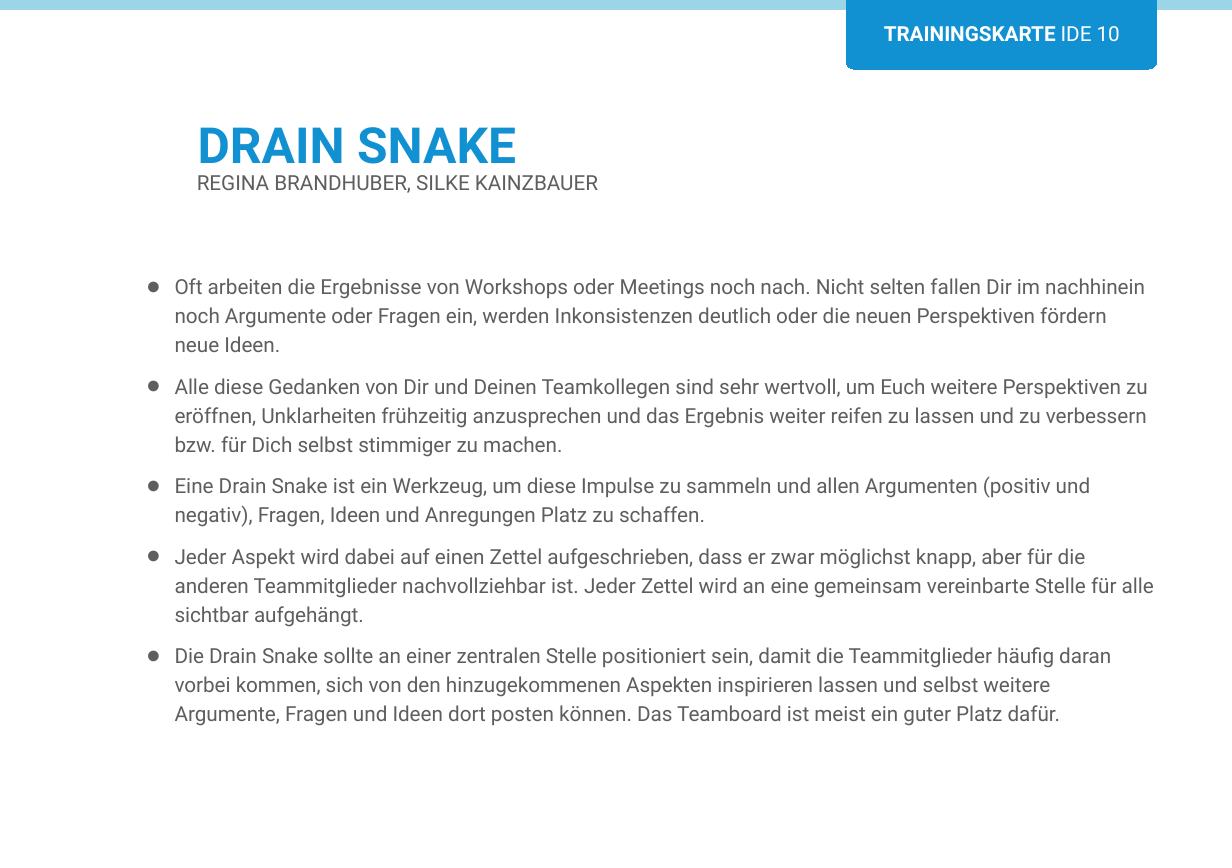
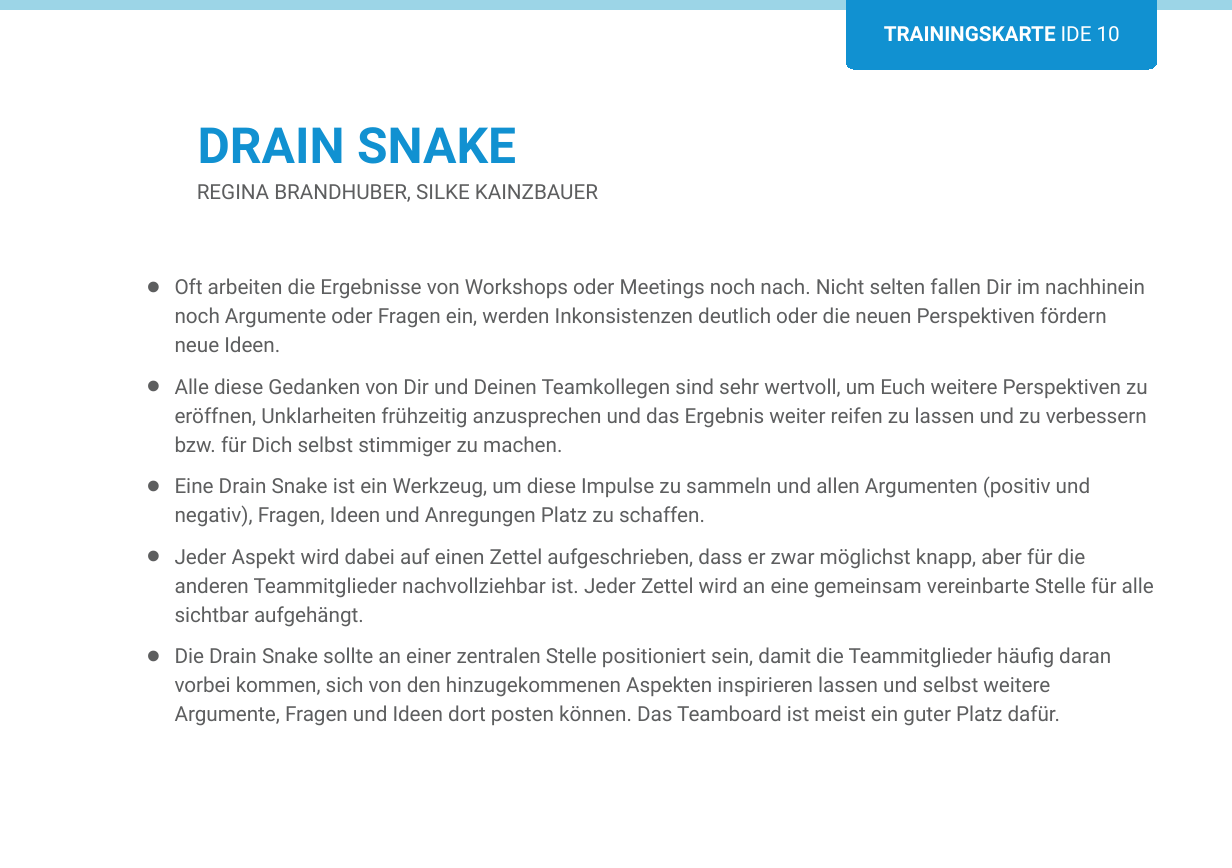
Before and after one commit to Teamtool/training-materials, a slide deck: slide 1 of training-cards/agile moves/Ideas (IDE)/ger/apprentice/ger_IDE_10_Drain_Snake_AM_A.pptx. Drawn at 1232x868 pixels with LibreOffice and Linux fonts; fonts in the diff are those of the drawing; background and template pictures are left out. Boxes give left, top, right and bottom in pixels: in the first picture for what was removed or moved away, otherwise in the second. Text is boxed around its words. In the diff, an @@ line names an element or a change of style, - is before the commit and + after.

```diff
--- a/training-cards/agile moves/Ideas (IDE)/ger/apprentice/ger_IDE_10_Drain_Snake_AM_A.pptx
+++ b/training-cards/agile moves/Ideas (IDE)/ger/apprentice/ger_IDE_10_Drain_Snake_AM_A.pptx
@@ text "REGINA BRANDHUBER, SILKE KAINZBAUER": place and size @@
-text "REGINA BRANDHUBER, SILKE KAINZBAUER" at (197,175,598,193)
+text "REGINA BRANDHUBER, SILKE KAINZBAUER" at (197,184,598,202)
```
Also in this commit, not shown: 1 other slide changed.
